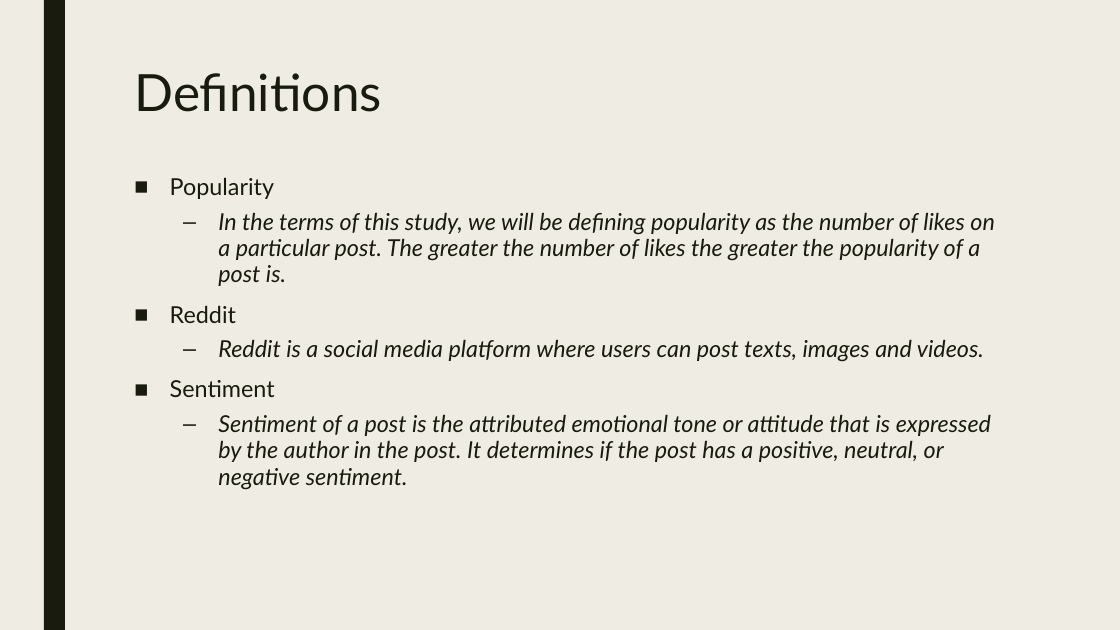
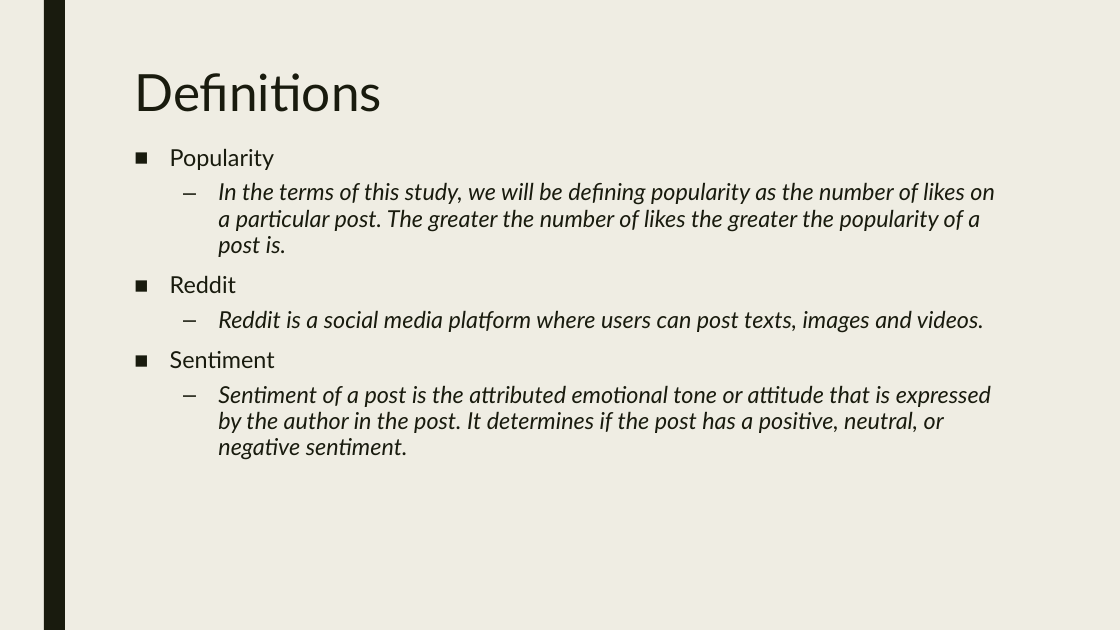
Before and after one commit to EvaTarr/CMPT412Project, a slide deck: slide 2 of presentation.pptx. Drawn at 1120x630 pixels with LibreOffice and Linux fonts; fonts in the diff are those of the drawing. Boxes give left, top, right and bottom in pixels: in the first picture for what was removed or moved away, otherwise in the second. Text is boxed around its words. In the diff, an @@ line names an element or a change of style, - is before the commit and + after.

```diff
--- a/presentation.pptx
+++ b/presentation.pptx
@@ text "Popularity" moved from (x1=170, y1=177, x2=994, y2=490) to (x1=170, y1=148, x2=994, y2=460) @@
```
Also in this commit, not shown: 3 other slides changed, 1 slide added, 1 other file.
